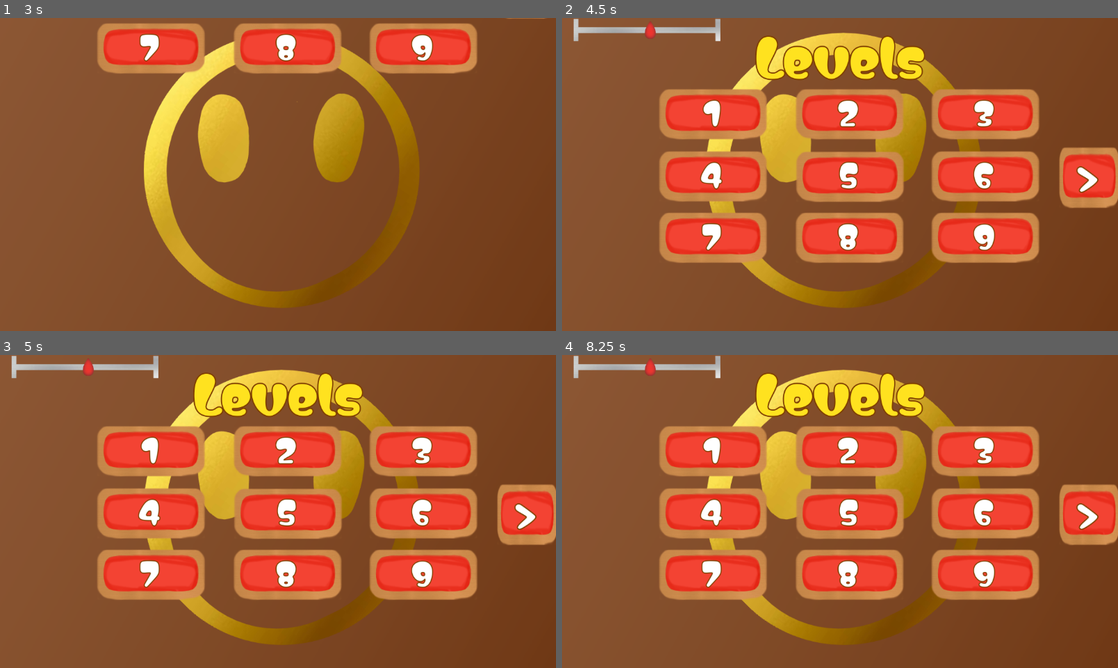
Above: before the commit, frames 1-4 (two rows, left to right).
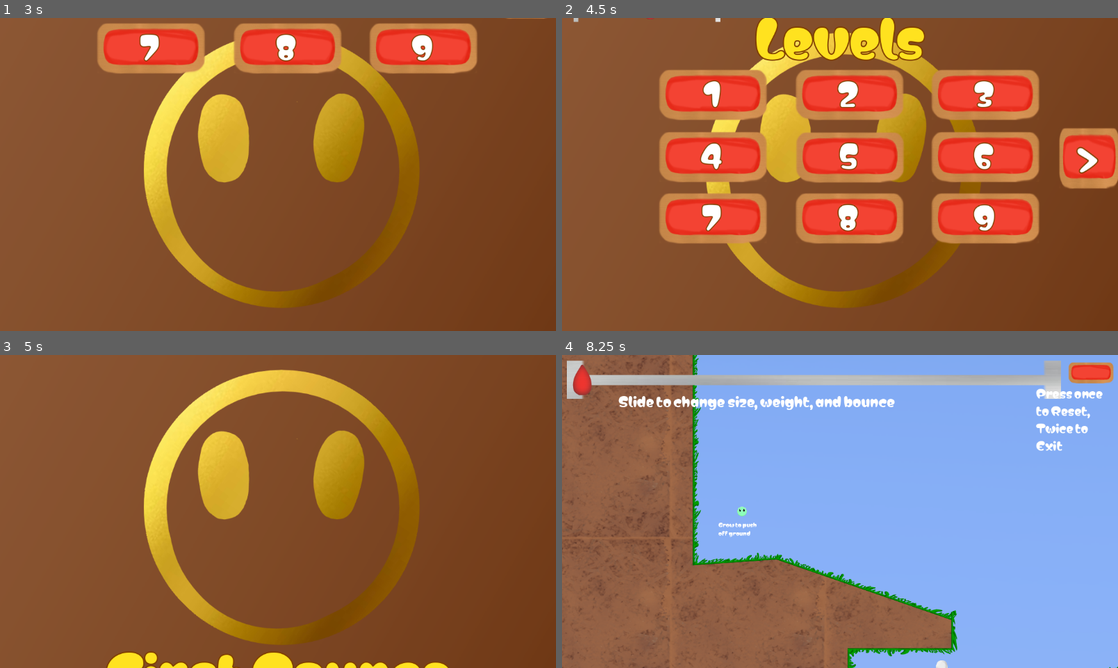
Above: after the commit, the same moments.

Repository: ryans11d2/Scale
Game: Godot game, scene res://game.tscn
The game is run twice, just before and just after one commit, with the same random seed, the same clock (stepped at 60 frames per second) and the same inputs.
Inputs (mouse positions are in pixels of both pictures, inside the frame that each line leads up to):
- Up to frame 1 (3 s): click (278, 30) at 0.5 s; click (278, 249) at 1.25 s; move the mouse to (400, 158) at 2.02 s; hold X (fast_right) 2.03-2.78 s; tap Middle mouse button (aer) at 2.1 s; move the mouse to (166, 190) at 2.77 s; hold Z (fast_left) from 2.78 s (still down); click (166, 190) at 2.85 s
- Up to frame 2 (4.5 s): tap Middle mouse button (aer) at 3.05, 3.6 s; move the mouse to (895, 105) at 3.52 s; release Z (fast_left) at 3.53 s; hold X (fast_right) 3.53-4.25 s; click "1" at 4.25 s
- Up to frame 3 (5 s): no input
- Up to frame 4 (8.25 s): move the mouse to (812, 574) at 5.02 s; hold X (fast_right) 5.03-5.75 s; tap Middle mouse button (aer) at 5.1, 7.55, 8.1 s; click (851, 448) at 5.75 s, where only the run before the commit has a clickable "2"; click (984, 448) at 6.5 s, where only the run before the commit has a clickable "3"; move the mouse to (1006, 558) at 7.27 s; hold Z (fast_left) from 7.28 s (still down); click (1006, 558) at 7.35 s; move the mouse to (673, 464) at 8.02 s

Frame 1 is identical in both runs. In frame 2, 33% of the frame differs, in the area x 2-100%, y 0-79%; in frame 3, 34%; in frame 4, 83%, in the area x 0-100%, y 0-100%.

Commit message:
Settings start II
This reverts commit 015c14b755bf48208b1b3c0b97144402506e5be8.

Diff:
--- a/Levels/select.gd
+++ b/Levels/select.gd
@@ -23,7 +23,7 @@
 var debug_mode: bool = true
 var debug_file: String = "res://ball_path.txt"
 
-var main_theme: Theme = preload("res://UI/main_theme.tres")
+@export var main_theme: Theme
 
 @export var fall: bool = false
 var grow_button: bool = true
@@ -54,7 +54,13 @@
 
 var finish_points: int = 0
 
+
 #Accessability
+
+var comic_text: bool = false
+
+var scale_length: float = 1024
+
 var sticky_scale: bool = false
 var scale_step: float = 0.01
 
@@ -101,7 +107,14 @@
 		$Select/NextPage.position
 	)
 
-	main_theme.default_font_size = 96
+
+	update_settings()
+
+
+func update_settings():
+
+	if comic_text: main_theme.default_font = preload("res://UI/Comic Sans MS.ttf")
+	else: main_theme.default_font = preload("res://UI/Matemasie-Regular.ttf")
 
 
 func _input(event: InputEvent) -> void:
--- a/Scripts/main.gd
+++ b/Scripts/main.gd
@@ -34,6 +34,7 @@
 		$GameHUD/Finish/Back.connect("pressed", menu)
 		$GameHUD/Reset.connect("pressed", $Ball.reset)
 
+	hud.get_node("Scale").size.x = Select.scale_length
 	hud.get_node("Scale").step = Select.scale_step
 
 	hud.get_node("Reset").grab_focus()
--- a/UI/main_theme.tres
+++ b/UI/main_theme.tres
@@ -7,6 +7,7 @@
 [ext_resource type="Texture2D" uid="uid://blni6ou5hqa7k" path="res://Sprites/Scale_Button_UI_Yellow.png" id="5_6lkj0"]
 [ext_resource type="Texture2D" uid="uid://bg0crn72ccy6k" path="res://Sprites/Scale_Slider_Pointer.png" id="6_4jbj0"]
 [ext_resource type="Texture2D" uid="uid://b7nqwq2dmo3wi" path="res://Sprites/Scale_Slider.png" id="7_uu2f5"]
+[ext_resource type="FontFile" uid="uid://tulbp6yn0856" path="res://UI/Matemasie-Regular.ttf" id="8_daddk"]
 
 [sub_resource type="StyleBoxTexture" id="StyleBoxTexture_1i34x"]
 texture = ExtResource("1_8wpuh")
@@ -23,6 +24,8 @@
 [sub_resource type="StyleBoxTexture" id="StyleBoxTexture_nxip8"]
 texture = ExtResource("5_6lkj0")
 
+[sub_resource type="StyleBoxEmpty" id="StyleBoxEmpty_daddk"]
+
 [sub_resource type="StyleBoxEmpty" id="StyleBoxEmpty_58jnp"]
 
 [sub_resource type="StyleBoxTexture" id="StyleBoxTexture_466ly"]
@@ -31,6 +34,15 @@
 texture_margin_bottom = 16.0
 
 [resource]
+default_font = ExtResource("8_daddk")
+BigLabel/base_type = &"Label"
+BigLabel/colors/font_color = Color(1, 1, 1, 1)
+BigLabel/colors/font_outline_color = Color(0.498039, 0.247059, 0, 1)
+BigLabel/constants/outline_size = 8
+BigLabel/font_sizes/font_size = 48
+Button/colors/font_color = Color(1, 1, 1, 1)
+Button/colors/font_outline_color = Color(0.498039, 0.247059, 0, 1)
+Button/constants/outline_size = 3
 Button/styles/disabled = SubResource("StyleBoxTexture_1i34x")
 Button/styles/focus = SubResource("StyleBoxTexture_yhfeq")
 Button/styles/hover = SubResource("StyleBoxTexture_0kida")
@@ -38,5 +50,9 @@
 Button/styles/pressed = SubResource("StyleBoxTexture_nxip8")
 HSlider/icons/grabber = ExtResource("6_4jbj0")
 HSlider/icons/grabber_highlight = ExtResource("6_4jbj0")
+HSlider/styles/grabber_area = SubResource("StyleBoxEmpty_daddk")
 HSlider/styles/grabber_area_highlight = SubResource("StyleBoxEmpty_58jnp")
 HSlider/styles/slider = SubResource("StyleBoxTexture_466ly")
+Label/colors/font_color = Color(1, 1, 1, 1)
+Label/colors/font_outline_color = Color(0.498039, 0.247059, 0, 1)
+Label/constants/outline_size = 4
--- a/game_hud.tscn
+++ b/game_hud.tscn
@@ -42,10 +42,10 @@
 anchors_preset = 5
 anchor_left = 0.5
 anchor_right = 0.5
-offset_left = -519.0
-offset_top = 23.0
-offset_right = 427.0
-offset_bottom = 102.0
+offset_left = -566.0
+offset_top = 12.0
+offset_right = 458.0
+offset_bottom = 91.0
 grow_horizontal = 2
 theme_override_icons/grabber = ExtResource("1_kllk0")
 theme_override_icons/grabber_highlight = ExtResource("1_kllk0")
@@ -114,10 +114,10 @@
 anchors_preset = 1
 anchor_left = 1.0
 anchor_right = 1.0
-offset_left = -128.0
-offset_top = 9.0
-offset_right = 192.0
-offset_bottom = 329.0
+offset_left = -107.0
+offset_top = 12.0
+offset_right = 213.0
+offset_bottom = 162.0
 grow_horizontal = 0
 scale = Vector2(0.32, 0.32)
 shortcut = SubResource("Shortcut_gsa5p")
@@ -132,8 +132,3 @@
 stream = ExtResource("8_jfwq6")
 volume_db = -10.0
 autoplay = true
-
-[node name="Label" type="Label" parent="."]
-offset_right = 40.0
-offset_bottom = 24.0
-text = "aer"
--- a/select.tscn
+++ b/select.tscn
@@ -1,6 +1,7 @@
-[gd_scene load_steps=29 format=3 uid="uid://b8u15dq5fhl2h"]
+[gd_scene load_steps=30 format=3 uid="uid://b8u15dq5fhl2h"]
 
 [ext_resource type="Script" uid="uid://bneybkwhpltyn" path="res://Levels/select.gd" id="1_2h88q"]
+[ext_resource type="Theme" uid="uid://c464d2wngy2ip" path="res://UI/main_theme.tres" id="2_o8ycb"]
 [ext_resource type="Texture2D" uid="uid://ccmy4xvlguuqs" path="res://Sprites/Scale_Button_UI_Red.png" id="2_vf574"]
 [ext_resource type="AudioStream" uid="uid://dil45qhrw2f6u" path="res://Sounds/(Scaliball Menu) resonant-victory-glbml-22044.mp3" id="3_foct5"]
 [ext_resource type="FontFile" uid="uid://tulbp6yn0856" path="res://UI/Matemasie-Regular.ttf" id="3_frxo6"]
@@ -347,6 +348,7 @@
 process_mode = 3
 layer = 4
 script = ExtResource("1_2h88q")
+main_theme = ExtResource("2_o8ycb")
 
 [node name="BG" type="TextureRect" parent="."]
 anchors_preset = 15
@@ -450,6 +452,7 @@
 offset_bottom = -948.0
 grow_horizontal = 2
 grow_vertical = 2
+theme = ExtResource("2_o8ycb")
 
 [node name="Levels" type="Control" parent="Select"]
 anchors_preset = 0
@@ -485,9 +488,9 @@
 grow_horizontal = 2
 grow_vertical = 2
 theme_override_colors/font_color = Color(1, 1, 1, 1)
-theme_override_colors/font_outline_color = Color(0.498039, 0.247059, 0, 1)
-theme_override_constants/outline_size = 10
-theme_override_fonts/font = ExtResource("3_frxo6")
+theme_override_colors/font_shadow_color = Color(0.941283, 0.573358, 0.801444, 1)
+theme_override_colors/font_outline_color = Color(0.498039, 0.247059, 0, 1)
+theme_override_constants/outline_size = 10
 theme_override_font_sizes/font_size = 86
 text = "1"
 horizontal_alignment = 1
@@ -518,7 +521,6 @@
 theme_override_colors/font_color = Color(1, 1, 1, 1)
 theme_override_colors/font_outline_color = Color(0.498039, 0.247059, 0, 1)
 theme_override_constants/outline_size = 10
-theme_override_fonts/font = ExtResource("3_frxo6")
 theme_override_font_sizes/font_size = 86
 text = "2"
 horizontal_alignment = 1
@@ -549,7 +551,6 @@
 theme_override_colors/font_color = Color(1, 1, 1, 1)
 theme_override_colors/font_outline_color = Color(0.498039, 0.247059, 0, 1)
 theme_override_constants/outline_size = 10
-theme_override_fonts/font = ExtResource("3_frxo6")
 theme_override_font_sizes/font_size = 86
 text = "3"
 horizontal_alignment = 1
@@ -587,7 +588,6 @@
 theme_override_colors/font_color = Color(1, 1, 1, 1)
 theme_override_colors/font_outline_color = Color(0.498039, 0.247059, 0, 1)
 theme_override_constants/outline_size = 10
-theme_override_fonts/font = ExtResource("3_frxo6")
 theme_override_font_sizes/font_size = 86
 text = "4"
 horizontal_alignment = 1
@@ -625,7 +625,6 @@
 theme_override_colors/font_color = Color(1, 1, 1, 1)
 theme_override_colors/font_outline_color = Color(0.498039, 0.247059, 0, 1)
 theme_override_constants/outline_size = 10
-theme_override_fonts/font = ExtResource("3_frxo6")
 theme_override_font_sizes/font_size = 86
 text = "5"
 horizontal_alignment = 1
@@ -663,7 +662,6 @@
 theme_override_colors/font_color = Color(1, 1, 1, 1)
 theme_override_colors/font_outline_color = Color(0.498039, 0.247059, 0, 1)
 theme_override_constants/outline_size = 10
-theme_override_fonts/font = ExtResource("3_frxo6")
 theme_override_font_sizes/font_size = 86
 text = "6"
 horizontal_alignment = 1
@@ -694,7 +692,6 @@
 theme_override_colors/font_color = Color(1, 1, 1, 1)
 theme_override_colors/font_outline_color = Color(0.498039, 0.247059, 0, 1)
 theme_override_constants/outline_size = 10
-theme_override_fonts/font = ExtResource("3_frxo6")
 theme_override_font_sizes/font_size = 86
 text = "7"
 horizontal_alignment = 1
@@ -725,7 +722,6 @@
 theme_override_colors/font_color = Color(1, 1, 1, 1)
 theme_override_colors/font_outline_color = Color(0.498039, 0.247059, 0, 1)
 theme_override_constants/outline_size = 10
-theme_override_fonts/font = ExtResource("3_frxo6")
 theme_override_font_sizes/font_size = 86
 text = "8"
 horizontal_alignment = 1
@@ -756,7 +752,6 @@
 theme_override_colors/font_color = Color(1, 1, 1, 1)
 theme_override_colors/font_outline_color = Color(0.498039, 0.247059, 0, 1)
 theme_override_constants/outline_size = 10
-theme_override_fonts/font = ExtResource("3_frxo6")
 theme_override_font_sizes/font_size = 86
 text = "9"
 horizontal_alignment = 1
@@ -787,7 +782,6 @@
 theme_override_colors/font_color = Color(1, 1, 1, 1)
 theme_override_colors/font_outline_color = Color(0.498039, 0.247059, 0, 1)
 theme_override_constants/outline_size = 10
-theme_override_fonts/font = ExtResource("3_frxo6")
 theme_override_font_sizes/font_size = 86
 text = "?"
 horizontal_alignment = 1
@@ -818,7 +812,6 @@
 theme_override_colors/font_color = Color(1, 1, 1, 1)
 theme_override_colors/font_outline_color = Color(0.498039, 0.247059, 0, 1)
 theme_override_constants/outline_size = 10
-theme_override_fonts/font = ExtResource("3_frxo6")
 theme_override_font_sizes/font_size = 86
 text = "??"
 horizontal_alignment = 1
@@ -849,7 +842,6 @@
 theme_override_colors/font_color = Color(1, 1, 1, 1)
 theme_override_colors/font_outline_color = Color(0.498039, 0.247059, 0, 1)
 theme_override_constants/outline_size = 10
-theme_override_fonts/font = ExtResource("3_frxo6")
 theme_override_font_sizes/font_size = 86
 text = "???"
 horizontal_alignment = 1
@@ -1433,6 +1425,39 @@
 anchor_bottom = 1.0
 grow_horizontal = 2
 grow_vertical = 2
+theme = ExtResource("2_o8ycb")
+
+[node name="Settings" type="VBoxContainer" parent="Settings"]
+layout_mode = 1
+anchors_preset = 8
+anchor_left = 0.5
+anchor_top = 0.5
+anchor_right = 0.5
+anchor_bottom = 0.5
+offset_left = -192.0
+offset_top = -260.0
+offset_right = 192.0
+offset_bottom = 252.0
+grow_horizontal = 2
+grow_vertical = 2
+
+[node name="Label" type="Label" parent="Settings/Settings"]
+layout_mode = 2
+theme_type_variation = &"BigLabel"
+text = "Settings"
+horizontal_alignment = 1
+vertical_alignment = 1
+
+[node name="Options" type="PanelContainer" parent="Settings/Settings"]
+layout_mode = 2
+size_flags_vertical = 3
+
+[node name="Back" type="Button" parent="Settings/Settings"]
+custom_minimum_size = Vector2(96, 32)
+layout_mode = 2
+size_flags_horizontal = 4
+text = "Back
+"
 
 [node name="Music" type="AudioStreamPlayer" parent="."]
 stream = ExtResource("3_foct5")
@@ -1455,6 +1480,30 @@
 [connection signal="mouse_exited" from="Title/Button/Start" to="." method="inflate"]
 [connection signal="pressed" from="Title/Button/Start" to="." method="shrink"]
 [connection signal="pressed" from="Title/Button/Start" to="Button" method="play"]
+[connection signal="button_down" from="Select/Levels/Basic/Level1" to="." method="open_level" binds= ["res://main.tscn"]]
+[connection signal="button_down" from="Select/Levels/Basic/Level2" to="." method="open_level" binds= ["res://Levels/level_6.tscn"]]
+[connection signal="button_down" from="Select/Levels/Basic/Level3" to="." method="open_level" binds= ["res://Levels/level_3.tscn"]]
+[connection signal="button_down" from="Select/Levels/Basic/Level4" to="." method="open_level" binds= ["res://Levels/level_2.tscn"]]
+[connection signal="button_down" from="Select/Levels/Basic/Level5" to="." method="open_level" binds= ["res://Levels/level_4.tscn"]]
+[connection signal="button_down" from="Select/Levels/Basic/Level6" to="." method="open_level" binds= ["res://Levels/level_7.tscn"]]
+[connection signal="button_down" from="Select/Levels/Basic/Level7" to="." method="open_level" binds= ["res://Levels/level_climb.tscn"]]
+[connection signal="button_down" from="Select/Levels/Basic/Level8" to="." method="open_level" binds= ["res://Levels/level_space.tscn"]]
+[connection signal="button_down" from="Select/Levels/Basic/Level9" to="." method="open_level" binds= ["res://Levels/level_5.tscn"]]
+[connection signal="button_down" from="Select/Levels/Basic/Level10" to="." method="open_level" binds= ["res://Levels/level_godot.tscn"]]
+[connection signal="button_down" from="Select/Levels/Basic/Level11" to="." method="open_level" binds= ["res://Levels/level_rage.tscn"]]
+[connection signal="button_down" from="Select/Levels/Basic/Level12" to="." method="open_level" binds= ["res://Levels/level_marathon.tscn"]]
+[connection signal="button_down" from="Select/Levels/Surface/Level1" to="." method="open_level" binds= ["res://Levels/level_ice_start.tscn"]]
+[connection signal="button_down" from="Select/Levels/Surface/Level2" to="." method="open_level" binds= ["res://Levels/level_ice_platforms.tscn"]]
+[connection signal="button_down" from="Select/Levels/Surface/Level3" to="." method="open_level" binds= ["res://Levels/level_ice.tscn"]]
+[connection signal="button_down" from="Select/Levels/Surface/Level4" to="." method="open_level" binds= ["res://Levels/level_spin.tscn"]]
+[connection signal="button_down" from="Select/Levels/Surface/Level5" to="." method="open_level" binds= ["res://Levels/level_raise.tscn"]]
+[connection signal="button_down" from="Select/Levels/Surface/Level6" to="." method="open_level" binds= ["res://Levels/level_spin_up.tscn"]]
+[connection signal="button_down" from="Select/Levels/Surface/Level7" to="." method="open_level" binds= ["res://Levels/level_sticky.tscn"]]
+[connection signal="button_down" from="Select/Levels/Surface/Level8" to="." method="open_level" binds= ["res://Levels/level_bounce.tscn"]]
+[connection signal="button_down" from="Select/Levels/Surface/Level9" to="." method="open_level" binds= ["res://Levels/level_inversion.tscn"]]
+[connection signal="button_down" from="Select/Levels/Surface/Level10" to="." method="open_level" binds= ["res://Levels/level_ice_jump.tscn"]]
+[connection signal="button_down" from="Select/Levels/Surface/Level11" to="." method="open_level" binds= ["res://Levels/level_halfpipe.tscn"]]
+[connection signal="button_down" from="Select/Levels/Surface/Level12" to="." method="open_level" binds= ["res://Levels/level_pinball.tscn"]]
 [connection signal="drag_ended" from="Select/SFX" to="Page" method="play" unbinds=1]
 [connection signal="value_changed" from="Select/SFX" to="." method="_on_volume_value_changed"]
 [connection signal="button_down" from="Select/LastPage" to="." method="last_page"]
Not shown: 1 places in UI/main_theme.tres that only renumber resources
Not shown, changed: ball_path.txt
